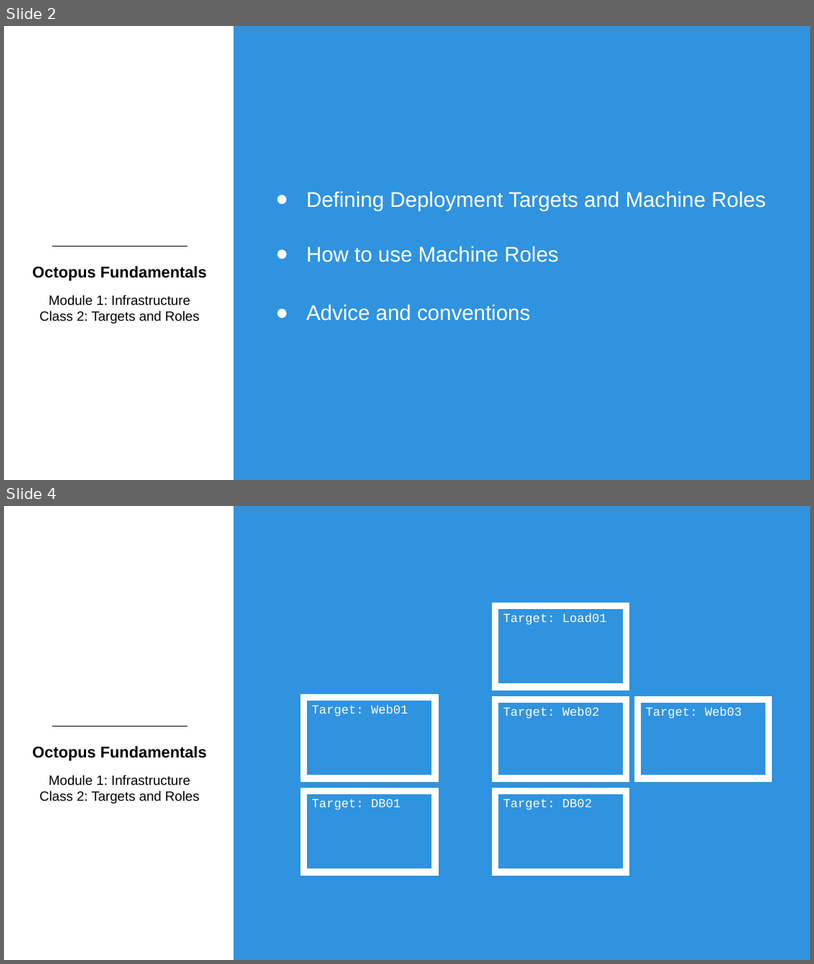
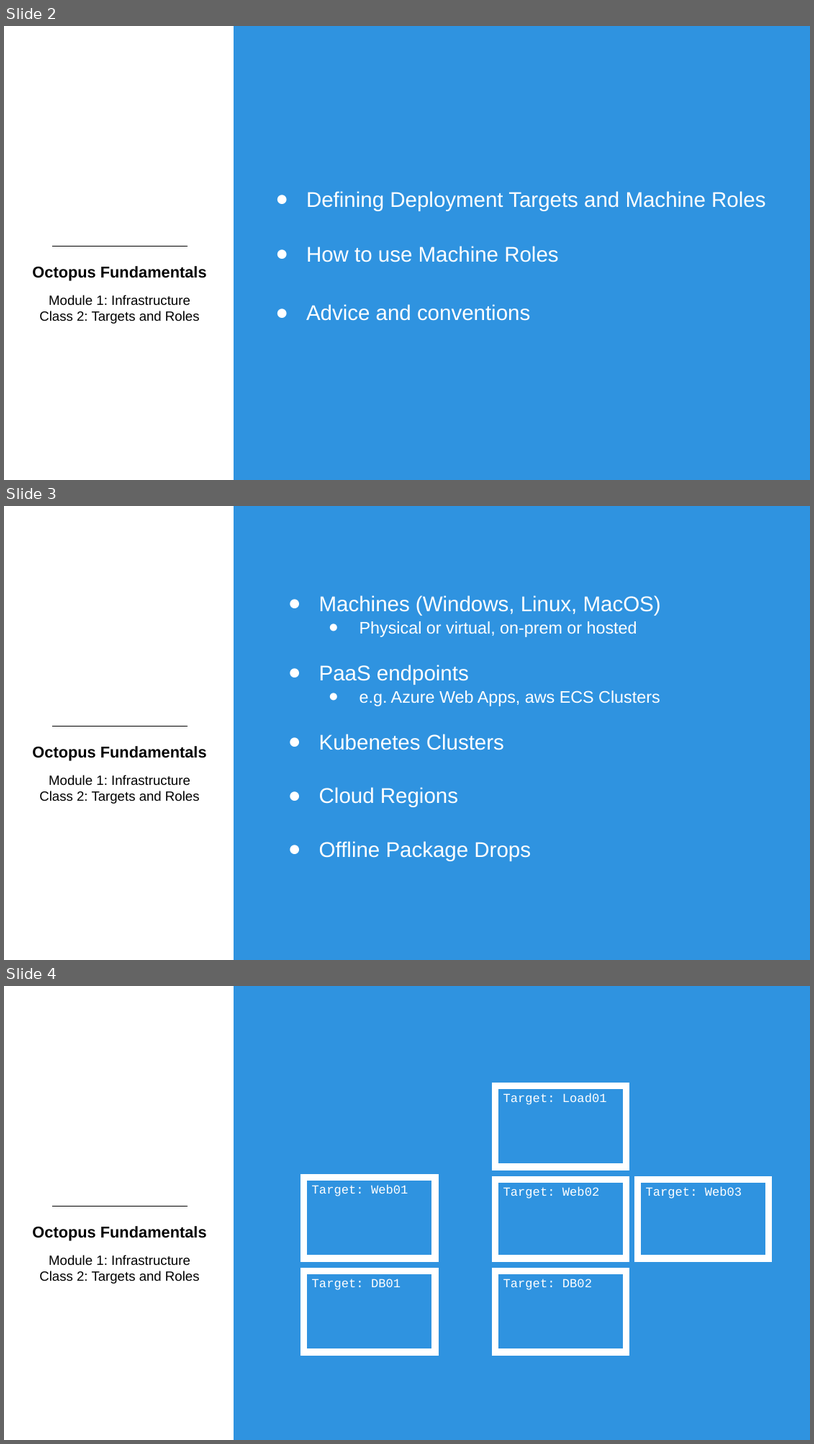
Before and after one commit to OctopusDeployCommunity/Octopus-Fundamentals-Course, a slide deck: OctopusDeployFundamentals/Module1-Infrastructure/Slides/Module1Class2-UnderstandingTargetsAndRoles.pptx. Shown one above the other, each under a label of ours: slides 2 and 4 before the commit, slides 2, 3 and 4 after it; the slides between them are not shown. The pictures are 814x964 and 814x1444 pixels, drawn with LibreOffice and Linux fonts; fonts in the diff are those of the drawing; background and template pictures are left out. Boxes give left, top, right and bottom in pixels: in the first picture for what was removed or moved away, otherwise in the second. Text is boxed around its words. In the diff, an @@ line names an element or a change of style, - is before the commit and + after.

```diff
--- a/OctopusDeployFundamentals/Module1-Infrastructure/Slides/Module1Class2-UnderstandingTargetsAndRoles.pptx
+++ b/OctopusDeployFundamentals/Module1-Infrastructure/Slides/Module1Class2-UnderstandingTargetsAndRoles.pptx
@@ slide 3 added at [4,506,810,960], background #FFFFFF; not listed: 3 template elements that a slide beside it also shows @@
@@ text added at [319,595,661,861], 19 pt, text #FFFFFF @@
+● Machines (Windows, Linux, MacOS)
+  ● Physical or virtual, on-prem or hosted
+● PaaS endpoints
+  ● e.g. Azure Web Apps, aws ECS Clusters
+● Kubenetes Clusters
+● Cloud Regions
+● Offline Package Drops
```
Also in this commit, not shown: 1 slide changed, 1 other slide added, 1 slide removed.
